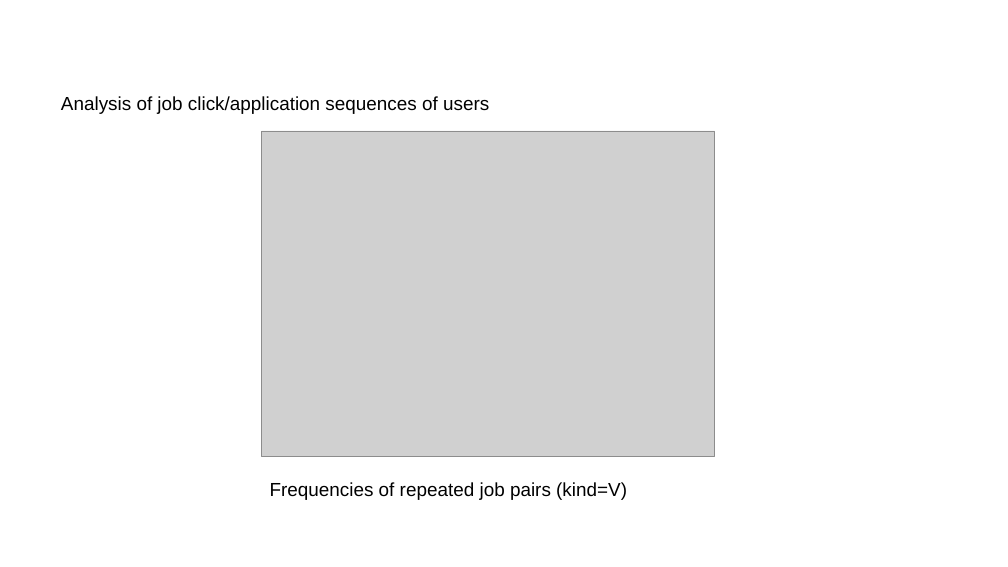
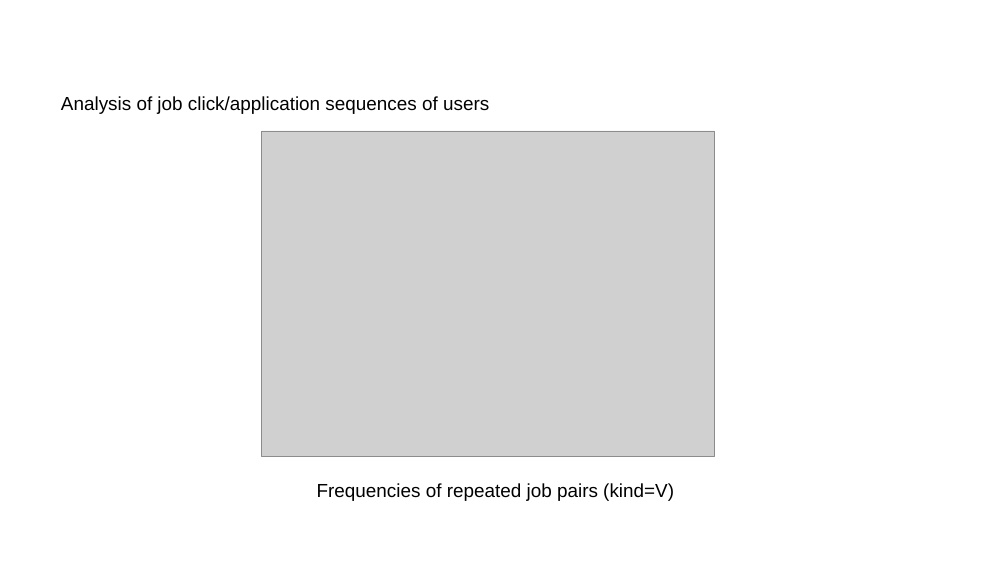
Before and after one commit to CyberPlayerOne/ip-dual-encoder-interest-network, a slide deck: slide 19 of slides/Presentation1.pptx. Drawn at 1008x567 pixels with LibreOffice and Linux fonts; fonts in the diff are those of the drawing; grey boxes stand for pictures. Boxes give left, top, right and bottom in pixels: in the first picture for what was removed or moved away, otherwise in the second. Text is boxed around its words. In the diff, an @@ line names an element or a change of style, - is before the commit and + after.

```diff
--- a/slides/Presentation1.pptx
+++ b/slides/Presentation1.pptx
@@ text "Frequencies of repeated job pairs ...": place and size @@
-text "Frequencies of repeated job pairs ..." at (270, 482, 627, 500)
+text "Frequencies of repeated job pairs ..." at (317, 483, 674, 501)
```
Also in this commit, not shown: 14 other slides changed.
